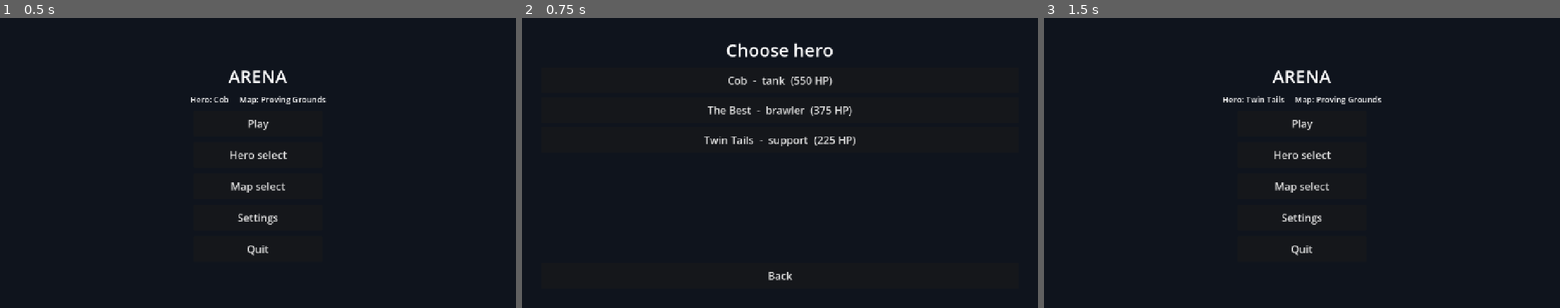
Above: before the commit, frames 1-3 (left to right).
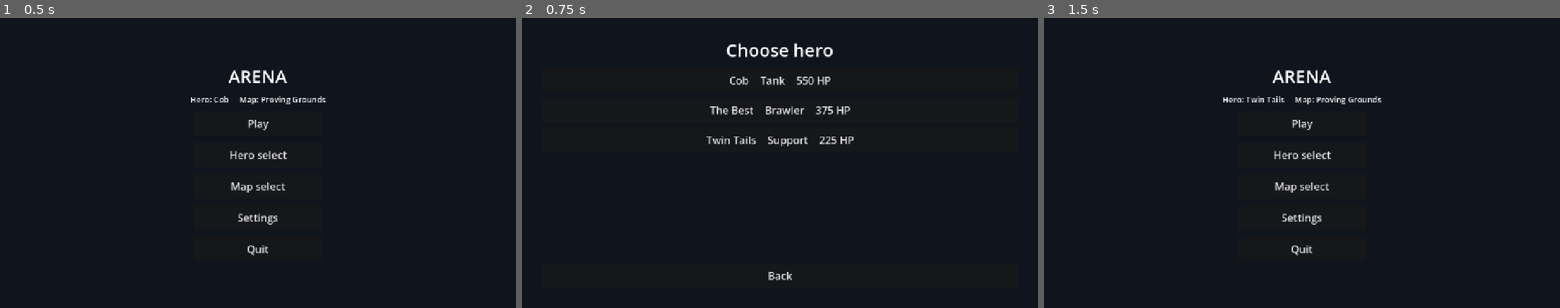
Above: after the commit, the same moments.

Repository: AvocadoFlour/arena
Game: Godot game, scene res://src/main.tscn
Two runs of this game, one before a commit and one after it. Both use one fixed random seed, a clock stepped at 60 frames per second and the inputs below.
Inputs:
- Up to frame 1 (0.5 s): no input
- Up to frame 2 (0.75 s): click "Hero select" at 0.5 s
- Up to frame 3 (1.5 s): click "Back" at 1.25 s

Frame 1 is identical in both runs. In frame 2, 1.1% of the frame differs, in the area x 35-65%, y 20-44%; in frame 3, nothing differs.

Commit message:
UI round 3: hide ammo for melee, hero-select role labels, FOV + audio volume settings, main-menu network hook, tests

Diff:
--- a/src/ui/catalog.gd
+++ b/src/ui/catalog.gd
@@ -44,3 +44,8 @@
             continue
         out.append({"name": d.get("name", p.get_file().get_basename()), "path": p})
     return out
+
+## Display label for a hero def role ("support" -> "Support"); "Unknown role" if the def has none.
+static func role_label(role) -> String:
+    var r := str(role).strip_edges() if role != null else ""
+    return r.capitalize() if r != "" else "Unknown role"
--- a/src/ui/hud.gd
+++ b/src/ui/hud.gd
@@ -100,6 +100,7 @@
     Events.damage_dealt.connect(_on_damage)
     Events.killed.connect(_on_kill)
     _setup_round2()
+    Settings.apply_fov(get_viewport().get_camera_3d())   # player camera exists (rig set up before HUD)
 
 var match_stats: MatchStats
 var scoreboard: Scoreboard
@@ -125,6 +126,14 @@
     if Events.has_signal("match_ended"):
         Events.connect("match_ended", func(result: Dictionary): match_end.show_results(result, match_stats, player))
 
+## Ammo counter only for weapons with real ammo: hidden for primary.type "melee" (INTERFACES §2.1)
+## and for the "no ammo" sentinel mag >= 999.
+static func shows_ammo(def) -> bool:
+    if not def is Dictionary:
+        return true
+    var p: Dictionary = def.get("primary", {})
+    return str(p.get("type", "hitscan")) != "melee" and int(p.get("mag", 0)) < 999
+
 ## Live binding text for an action (reflects rebinds immediately; read from InputMap each frame).
 static func key_label(action: String) -> String:
     return Keybinds.binding_text(action).to_upper()
@@ -139,6 +148,7 @@
     hp_bar.value = player.health.hp
     hp_label.text = "%s   %d / %d" % [player.display_name, ceil(player.health.hp), player.health.max_hp]
     var w = player.weapon
+    ammo_label.visible = shows_ammo(player.def)
     ammo_label.text = ("RELOADING" if w.reloading() else "%d / %d" % [w.ammo, w.mag_size])
     for slot in ab_labels:
         if not player.abilities.has(slot):
--- a/src/ui/main_menu.gd
+++ b/src/ui/main_menu.gd
@@ -24,11 +24,13 @@
     var bg := ColorRect.new()
     bg.color = Color(0.04, 0.06, 0.1, 0.92)
     bg.set_anchors_preset(Control.PRESET_FULL_RECT)
+    bg.name = "Background"
     add_child(bg)
     screens.main = _main_screen()
-    screens.heroes = _list_screen("Choose hero", heroes, func(e): return "%s  -  %s  (%d HP)" % [e.name, e.role, e.max_hp], "hero")
+    screens.heroes = _list_screen("Choose hero", heroes, func(e): return hero_button_text(e), "hero")
     screens.maps = _list_screen("Choose map", maps, func(e): return e.name, "map")
     screens.settings = _settings_screen()
+    screens.audio = _audio_screen()
     var kb := KeybindScreen.new()
     kb.back.connect(func(): show_screen("settings"))
     screens.keybinds = kb
@@ -62,6 +64,25 @@
     v.add_theme_constant_override("separation", 14)
     m.add_child(v)
     return [root, v]
+
+## Network hook (core fills this; UI builds no Host/Join flow). Empty and hidden until used.
+## Core: `main_menu.add_menu_entry("Host", cb)` adds a touch-sized button in the slot right under Play;
+## `main_menu.add_screen("host", control)` registers a full screen reachable via `show_screen("host")`.
+var network_slot: VBoxContainer
+
+func add_menu_entry(text: String, cb: Callable) -> Button:
+    var b := MenuStyle.button(text, cb)
+    b.name = text.replace(" ", "")
+    b.size_flags_horizontal = Control.SIZE_SHRINK_CENTER
+    network_slot.add_child(b)
+    network_slot.visible = true
+    return b
+
+func add_screen(n: String, c: Control) -> void:
+    c.set_anchors_preset(Control.PRESET_FULL_RECT)
+    screens[n] = c
+    $Background.add_child(c)
+    c.visible = current == n
 
 func _main_screen() -> Control:
     var rv := _centered_column()
@@ -77,7 +98,17 @@
         b.name = item[0].replace(" ", "")
         b.size_flags_horizontal = Control.SIZE_SHRINK_CENTER
         v.add_child(b)
-    return rv[0]
+        if item[0] == "Play":
+            network_slot = VBoxContainer.new()
+            network_slot.name = "NetworkSlot"
+            network_slot.add_theme_constant_override("separation", 10)
+            network_slot.visible = false
+            v.add_child(network_slot)
+    return rv[0]
+
+## Hero-select entry: name + role label (from the def's "role") + HP.
+static func hero_button_text(e: Dictionary) -> String:
+    return "%s    %s    %d HP" % [e.name, UiCatalog.role_label(e.get("role", "")), e.get("max_hp", 0)]
 
 func _list_screen(title: String, list: Array, fmt: Callable, kind: String) -> Control:
     var rv := _centered_column()
@@ -130,8 +161,33 @@
     sens.value = Settings.sensitivity
     sens.value_changed.connect(func(x): Settings.sensitivity = x; _changed())
     v.add_child(_row("Mouse sensitivity", sens))
+    var fov := HSlider.new()
+    fov.name = "FovSlider"
+    fov.min_value = Settings.FOV_MIN
+    fov.max_value = Settings.FOV_MAX
+    fov.step = 1
+    fov.value = Settings.fov
+    fov.value_changed.connect(func(x): Settings.fov = x; _changed())
+    v.add_child(_row("Field of view", fov))
+    v.add_child(MenuStyle.button("Audio", func(): show_screen("audio")))
     v.add_child(MenuStyle.button("Controls / key bindings", func(): show_screen("keybinds")))
     v.add_child(MenuStyle.button("Back", func(): show_screen("main")))
+    return rv[0]
+
+func _audio_screen() -> Control:
+    var rv := _centered_column()
+    var v: VBoxContainer = rv[1]
+    v.add_child(MenuStyle.title("Audio"))
+    for bus in Settings.AUDIO_BUSES:
+        var sl := HSlider.new()
+        sl.name = bus + "Slider"
+        sl.min_value = 0.0
+        sl.max_value = 1.0
+        sl.step = 0.05
+        sl.value = Settings.volume(bus)
+        sl.value_changed.connect(func(x): Settings.set_volume(bus, x); Settings.save())
+        v.add_child(_row(bus + " volume", sl))
+    v.add_child(MenuStyle.button("Back", func(): show_screen("settings")))
     return rv[0]
 
 func _row(label: String, c: Control) -> HBoxContainer:
--- a/src/ui/settings.gd
+++ b/src/ui/settings.gd
@@ -11,13 +11,17 @@
 var resolution := Vector2i(1280, 720)
 var sensitivity := 1.0
 var skip_apply := false
+## FOV (degrees) for the player camera; applied by UI to the current Camera3D (CameraRig default 75).
+const FOV_MIN := 60.0
+const FOV_MAX := 110.0
+var fov := 75.0
+## Volumes 0..1 per bus name. Applied to an AudioServer bus only if one with that name exists
+## (today only "Master"); otherwise just persisted for when audio arrives.
+const AUDIO_BUSES := ["Master", "Music", "SFX"]
+var volumes := {"Master": 1.0, "Music": 0.8, "SFX": 1.0}
 
 func _ready() -> void:
-    var cfg := ConfigFile.new()
-    if cfg.load(PATH) == OK:
-        window_mode = cfg.get_value("video", "window_mode", window_mode)
-        resolution = cfg.get_value("video", "resolution", resolution)
-        sensitivity = cfg.get_value("input", "sensitivity", sensitivity)
+    load_from(PATH)
     for a in OS.get_cmdline_user_args():
         if a.begins_with("--screenshot") or a.begins_with("--smoke") or a.begins_with("--demo"):
             skip_apply = true
@@ -25,16 +29,56 @@
     if not skip_apply:
         apply()
 
-func save() -> void:
+func load_from(path: String) -> bool:
+    var cfg := ConfigFile.new()
+    if cfg.load(path) != OK:
+        return false
+    window_mode = cfg.get_value("video", "window_mode", window_mode)
+    resolution = cfg.get_value("video", "resolution", resolution)
+    sensitivity = cfg.get_value("input", "sensitivity", sensitivity)
+    fov = clampf(float(cfg.get_value("video", "fov", fov)), FOV_MIN, FOV_MAX)
+    for b in AUDIO_BUSES:
+        volumes[b] = clampf(float(cfg.get_value("audio", b, volumes[b])), 0.0, 1.0)
+    return true
+
+func save(path := PATH) -> void:
     var cfg := ConfigFile.new()
     cfg.set_value("video", "window_mode", window_mode)
     cfg.set_value("video", "resolution", resolution)
     cfg.set_value("input", "sensitivity", sensitivity)
-    cfg.save(PATH)
+    cfg.set_value("video", "fov", fov)
+    for b in AUDIO_BUSES:
+        cfg.set_value("audio", b, volumes[b])
+    cfg.save(path)
 
 ## Windowed: resolution = window size. Fullscreen: desktop size; resolution sets 3D render scale.
+func volume(bus: String) -> float:
+    return volumes.get(bus, 1.0)
+
+## Returns true if a real audio bus was changed (false = stored only).
+func set_volume(bus: String, v: float) -> bool:
+    volumes[bus] = clampf(v, 0.0, 1.0)
+    var i := AudioServer.get_bus_index(bus)
+    if i < 0:
+        return false
+    AudioServer.set_bus_volume_db(i, linear_to_db(maxf(volumes[bus], 0.0001)))
+    AudioServer.set_bus_mute(i, volumes[bus] <= 0.0)
+    return true
+
+func apply_audio() -> void:
+    for b in AUDIO_BUSES:
+        set_volume(b, volumes[b])
+
+## Sets the camera FOV (view-only, not gameplay state). No-op without a camera.
+func apply_fov(cam: Camera3D) -> void:
+    if cam:
+        cam.fov = clampf(fov, FOV_MIN, FOV_MAX)
+
 func apply() -> void:
     Actions.mouse_sensitivity = 0.0025 * sensitivity
+    apply_audio()
+    if is_inside_tree():
+        apply_fov(get_viewport().get_camera_3d())
     if DisplayServer.get_name() == "headless":
         return
     match window_mode:
--- /dev/null
+++ b/tests/ui_round3_test.gd
@@ -0,0 +1,83 @@
+extends "res://tests/test_base.gd"
+## UI round 3: ammo hidden for melee, role labels, audio/FOV settings, network menu slot.
+var tree: SceneTree
+
+func test_ammo_hidden_for_melee_defs() -> void:
+    check(not Hud.shows_ammo({"primary": {"type": "melee", "mag": 999}}), "melee hidden")
+    check(not Hud.shows_ammo({"primary": {"type": "melee", "mag": 30}}), "melee hidden regardless of mag")
+    check(not Hud.shows_ammo({"primary": {"type": "hitscan", "mag": 999}}), "no-ammo sentinel hidden")
+    check(Hud.shows_ammo({"primary": {"type": "hitscan", "mag": 24}}), "hitscan shown")
+    check(Hud.shows_ammo({"primary": {"mag": 24}}), "default type = hitscan")
+    for h in UiCatalog.list_heroes():
+        var d = JSON.parse_string(FileAccess.get_file_as_string(h.path))
+        check(Hud.shows_ammo(d) == (d.primary.get("type", "hitscan") != "melee"), "real def " + h.id)
+
+func test_role_labels_from_defs() -> void:
+    check(UiCatalog.role_label("support") == "Support", "support")
+    check(UiCatalog.role_label("brawler") == "Brawler", "brawler")
+    check(UiCatalog.role_label("tank") == "Tank", "tank")
+    check(UiCatalog.role_label("") == "Unknown role" and UiCatalog.role_label(null) == "Unknown role", "missing role flagged")
+    for h in UiCatalog.list_heroes():
+        check(h.role != "", "def has role: " + h.id)
+        var t := MainMenu.hero_button_text(h)
+        check(t.contains(h.name) and t.contains(UiCatalog.role_label(h.role)), "button shows role: " + t)
+
+func test_hero_select_buttons_show_roles() -> void:
+    var mm := MainMenu.new()
+    tree.root.add_child(mm)
+    var texts: Array = mm.screens.heroes.find_children("*", "Button", true, false).map(func(b): return b.text)
+    for h in UiCatalog.list_heroes():
+        check(texts.has(MainMenu.hero_button_text(h)), "listed with role: " + h.id)
+    mm.free()
+
+func test_settings_persist_audio_fov() -> void:
+    var keep_fov: float = Settings.fov
+    var keep_vol: Dictionary = Settings.volumes.duplicate()
+    var path := "user://ui_test_settings.cfg"
+    Settings.fov = 95.0
+    check(Settings.set_volume("Master", 0.5), "Master bus exists and is applied")
+    check(not Settings.set_volume("Music", 0.3), "Music bus absent: stored only")
+    near(db_to_linear(AudioServer.get_bus_volume_db(0)), 0.5, 0.01, "master volume applied")
+    Settings.save(path)
+    Settings.fov = 75.0
+    Settings.volumes = {"Master": 1.0, "Music": 1.0, "SFX": 1.0}
+    check(Settings.load_from(path), "loaded")
+    near(Settings.fov, 95.0, 0.01, "fov persisted")
+    near(Settings.volume("Music"), 0.3, 0.01, "music persisted")
+    near(Settings.volume("Master"), 0.5, 0.01, "master persisted")
+    var cam := Camera3D.new()
+    Settings.apply_fov(cam)
+    near(cam.fov, 95.0, 0.01, "fov applied to camera")
+    Settings.fov = 500.0
+    Settings.apply_fov(cam)
+    near(cam.fov, Settings.FOV_MAX, 0.01, "fov clamped")
+    cam.free()
+    Settings.fov = keep_fov
+    Settings.volumes = keep_vol
+    Settings.apply_audio()
+    DirAccess.remove_absolute(path)
+
+func test_settings_screens_have_fov_and_audio() -> void:
+    var mm := MainMenu.new()
+    tree.root.add_child(mm)
+    check(mm.screens.settings.find_child("FovSlider", true, false) is HSlider, "fov slider")
+    for b in Settings.AUDIO_BUSES:
+        check(mm.screens.audio.find_child(b + "Slider", true, false) is HSlider, "audio slider " + b)
+    mm.free()
+
+func test_network_slot_hook() -> void:
+    var mm := MainMenu.new()
+    tree.root.add_child(mm)
+    check(mm.network_slot != null and not mm.network_slot.visible, "empty hidden slot")
+    var hit := []
+    var b := mm.add_menu_entry("Host", func(): hit.append(1))
+    check(mm.network_slot.visible and b.custom_minimum_size.y >= 64, "entry added, touch size")
+    var main_btns: Array = mm.screens.main.find_children("*", "Button", true, false)
+    check(main_btns[0].name == "Play" and main_btns[1] == b, "slot sits right under Play")
+    b.pressed.emit()
+    check(hit == [1], "callback")
+    var scr := Control.new()
+    mm.add_screen("host", scr)
+    mm.show_screen("host")
+    check(scr.visible and not mm.screens.main.visible, "custom screen")
+    mm.free()
Not shown, added: tests/ui_round3_test.gd.uid
Not shown, changed: docs/requests/ui.md
Not shown, changed: src/ui/README.md
